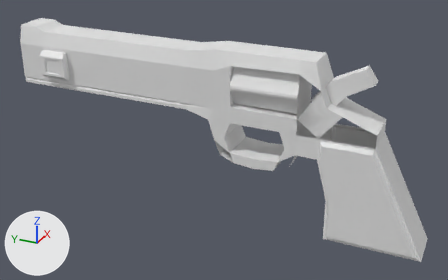
One commit to the FBX model Assets/Models/Revolver.fbx: the scene before it, then after it.
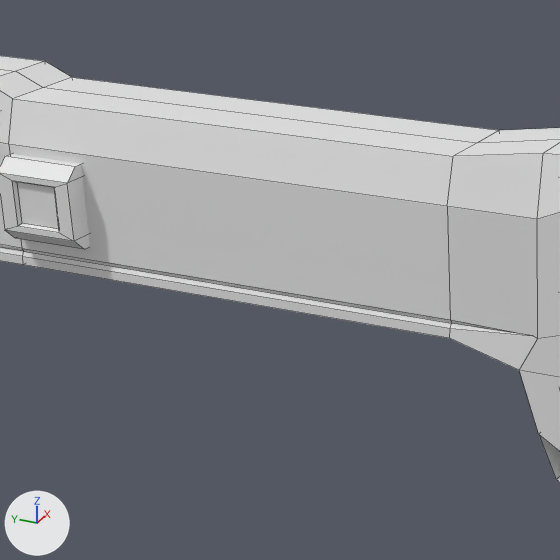
Old and new are each drawn whole from a 50 mm camera at (-0.4672, -0.0721, 0.3005) aimed at (-0.0018, 0.1373, 0.0678) and again close up on the part from 9% to 49% of the width and 0% to 65% of the height. Every picture has the same lights, and +X, +Y and +Z are marked at lower left. The last two pictures show the newer version. The close-ups show mesh edges as thin lines. Where no turn or scale is listed for an object, it has been applied to the vertices.

In view in the first close-up: 'Gun', 'Lights'.
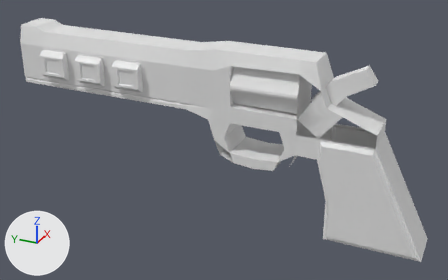
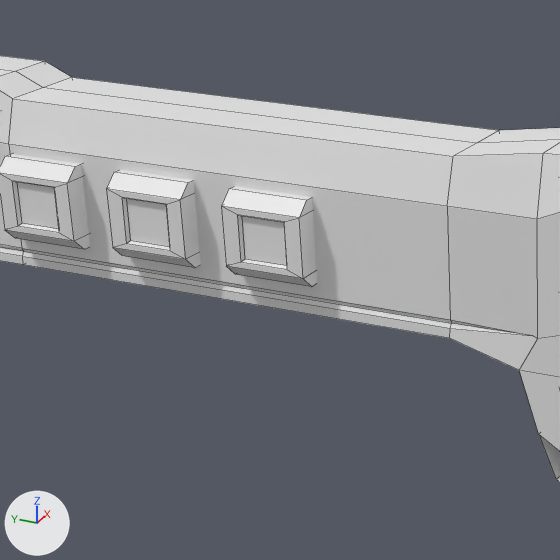
The change, as a diff of the scene's bpy script:
```diff
--- a/Assets/Models/Revolver.fbx.py
+++ b/Assets/Models/Revolver.fbx.py
@@ ob_light_2 @@
+ob_light_2 = bpy.data.objects.new('Light 2', me_cube_012.copy())  # the mesh of ob_lights
+ob_light_2.location = (0.0, -0.04, 0.0)
@@ ob_light_3 @@
+ob_light_3 = bpy.data.objects.new('Light 3', me_cube_012.copy())  # the mesh of ob_lights
+ob_light_3.location = (0.0, -0.08, 0.0)
```

Changed parts and their boxes [x1, y1, x2, y2] in the close-ups (560 x 560 px):
'Light 3', added
    after: [221, 186, 317, 287]
    faces in mat_metal (its picture is missing): [221, 186, 317, 287]
    faces in mat_light (white #e7e7e7): [242, 216, 287, 266]
'Light 2', added
    after: [106, 170, 201, 268]
    faces in mat_metal (its picture is missing): [106, 170, 201, 268]
    faces in mat_light (white #e7e7e7): [126, 199, 170, 247]
